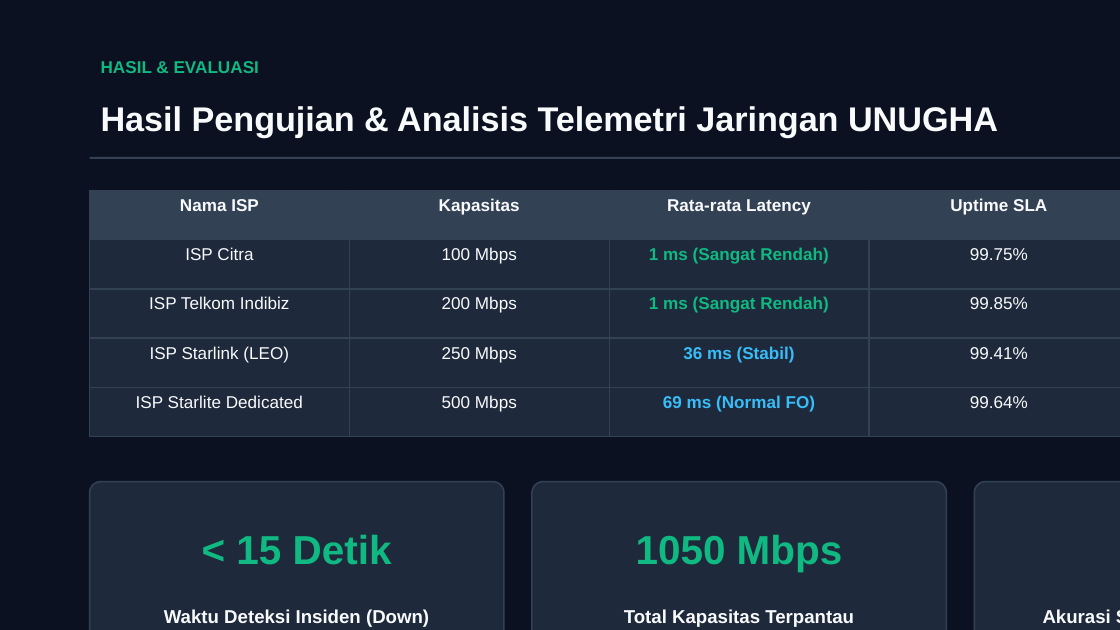
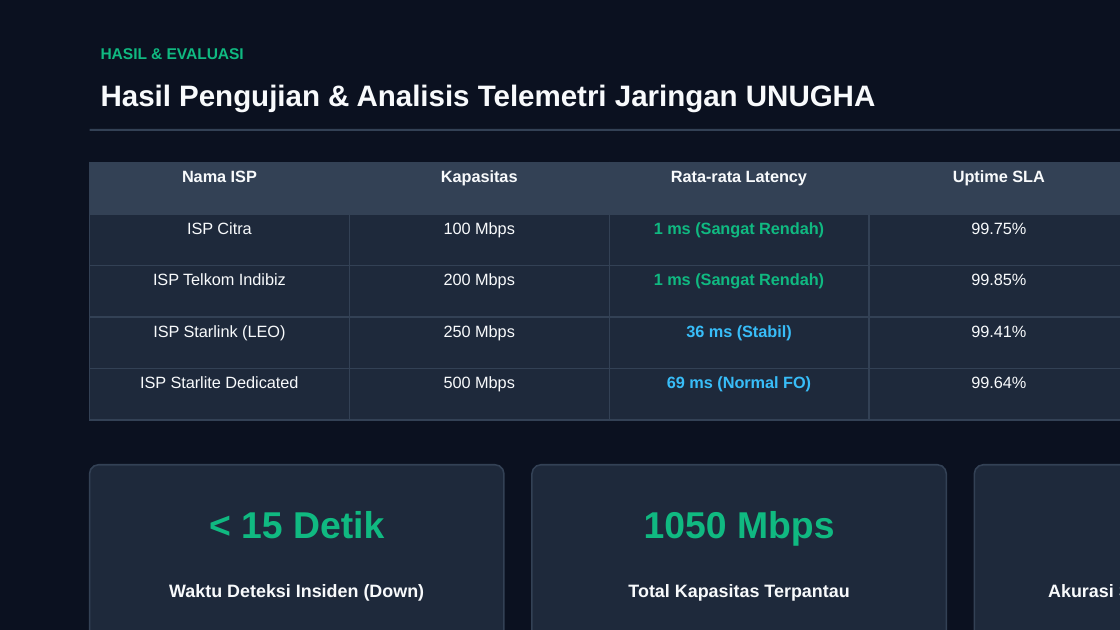
Before and after one commit to asngad/unugha-netwatch, a slide deck: slide 11 of public/downloads/UNUGHA-NetWatch-Presentasi-Lengkap.pptx. Drawn at 1120x630 pixels with LibreOffice and Linux fonts; fonts in the diff are those of the drawing. Boxes give left, top, right and bottom in pixels: in the first picture for what was removed or moved away, otherwise in the second. Text is boxed around its words. In the diff, an @@ line names an element or a change of style, - is before the commit and + after.

```diff
--- a/public/downloads/UNUGHA-NetWatch-Presentasi-Lengkap.pptx
+++ b/public/downloads/UNUGHA-NetWatch-Presentasi-Lengkap.pptx
@@ text "HASIL & EVALUASI": place and size @@
-text "HASIL & EVALUASI" at box(101, 61, 259, 73)
+text "HASIL & EVALUASI" at box(101, 48, 244, 59)
@@ text "HASIL & EVALUASI" at box(101, 48, 244, 59): size 11 to 10 pt @@
@@ text "Hasil Pengujian & Analisis Telemetri ...": place and size @@
-text "Hasil Pengujian & Analisis Telemetri ..." at box(101, 106, 998, 137)
+text "Hasil Pengujian & Analisis Telemetri ..." at box(101, 84, 875, 112)
@@ text "Hasil Pengujian & Analisis Telemetri ..." at box(101, 84, 875, 112): size 22 to 19 pt @@
@@ rectangle: place and size @@
-rectangle at box(90, 157, 1120, 159)
+rectangle at box(90, 129, 1120, 131)
@@ table at box(90, 162, 1120, 420) @@
@@ size 11 to 10.5 pt @@
@@ table: place and size @@
-table at box(90, 190, 1120, 437)
+table at box(90, 162, 1120, 420)
@@ 3 rounded rectangles: place and size @@
-3 rounded rectangles at box(90, 482, 1120, 630)
+3 rounded rectangles at box(90, 465, 1120, 630)
@@ proportions changed in 3 elements at box(90, 465, 504, 630), box(532, 465, 946, 630), box(974, 465, 1120, 630) @@
@@ text "< 15 Detik": place and size @@
-text "< 15 Detik" at box(236, 534, 392, 565)
+text "< 15 Detik" at box(241, 511, 384, 539)
@@ text "1050 Mbps": place and size @@
-text "1050 Mbps" at box(636, 534, 843, 572)
+text "1050 Mbps" at box(644, 511, 834, 546)
@@ size 26 to 24 pt in 3 elements at box(241, 511, 384, 539), box(644, 511, 834, 546), box(997, 487, 1120, 560) @@
@@ text "100%": place and size @@
-text "100%" at box(997, 510, 1120, 588)
+text "100%" at box(997, 487, 1120, 560)
@@ text "Waktu Deteksi Insiden (Down)": place and size @@
-text "Waktu Deteksi Insiden (Down)" at box(164, 609, 429, 627)
+text "Waktu Deteksi Insiden (Down)" at box(169, 584, 425, 601)
@@ text "Total Kapasitas Terpantau": place and size @@
-text "Total Kapasitas Terpantau" at box(624, 609, 854, 627)
+text "Total Kapasitas Terpantau" at box(628, 584, 849, 601)
@@ size 12 to 11.5 pt in 3 elements at box(169, 584, 425, 601), box(628, 584, 849, 601), box(1048, 584, 1114, 597) @@
@@ text "Akurasi Sinkronisasi Inventaris": place and size @@
-text "Akurasi Sinkronisasi Inventaris" at box(1043, 609, 1111, 623)
+text "Akurasi Sinkronisasi Inventaris" at box(1048, 584, 1114, 597)
```
Also in this commit, not shown: 14 other slides changed, 3 other files.
